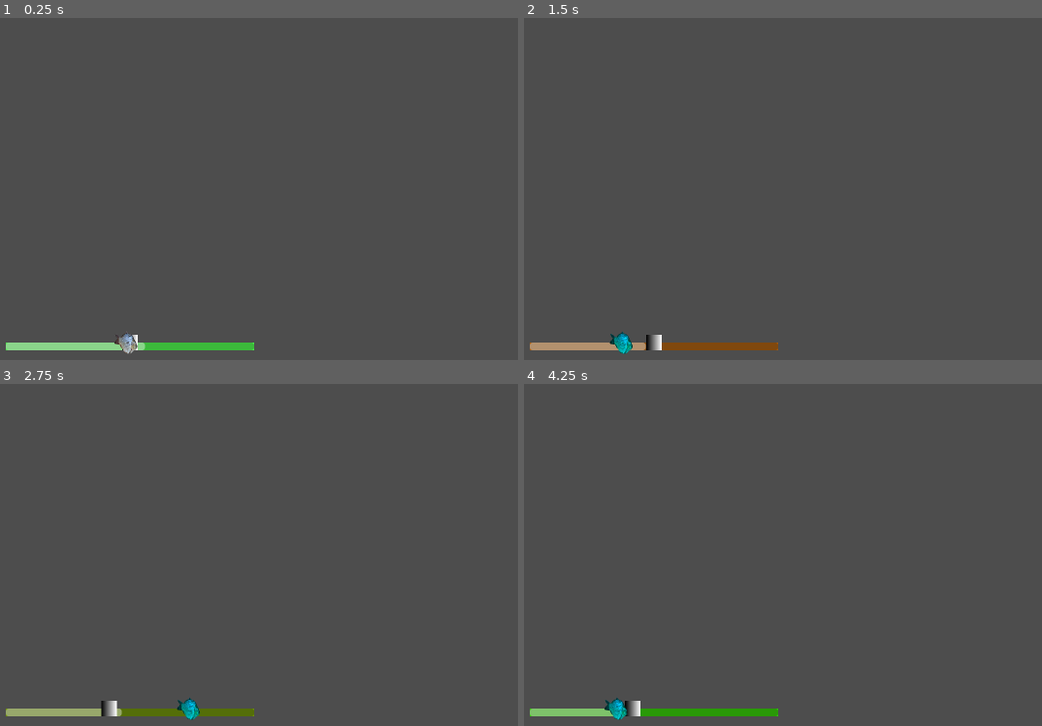
Above: before the commit, frames 1-4 (two rows, left to right).
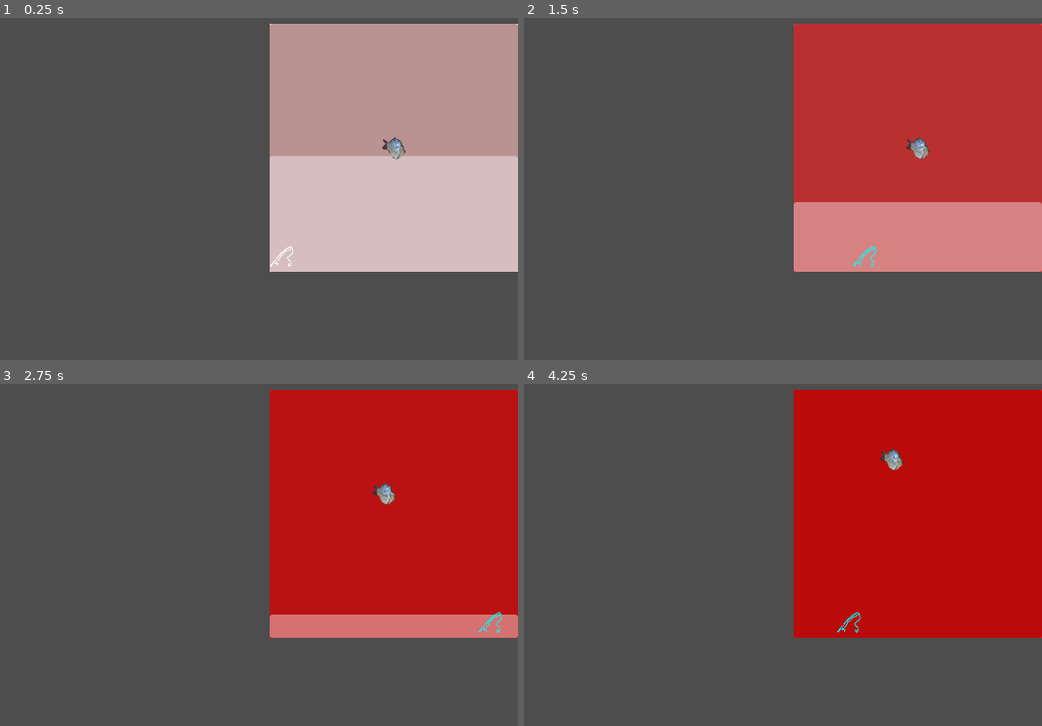
Above: after the commit, the same moments.

Repository: Hanodev/12-Gauge-Fishing-Rod
Game: Godot game, scene res://fishing/fishing_minigame.tscn
The game is run twice, just before and just after one commit, with the same random seed, the same clock (stepped at 60 frames per second) and the same inputs. This scene is started directly instead of the project's main scene.
Inputs (mouse positions are in pixels of both pictures, inside the frame that each line leads up to):
- Up to frame 1 (0.25 s): no input
- Up to frame 2 (1.5 s): tap Enter at 0.5 s; move the mouse to (824, 127) at 0.52 s; press the mouse at (824, 127) at 0.53 s; hold D (Right) 0.53-1.25 s; tap Space (Jump) at 0.77, 1.25 s; release the mouse at (824, 127) at 1.25 s; drag from (outside the picture) to (653, 342) at 1.27 s
- Up to frame 3 (2.75 s): move the mouse to (207, 418) at 2.02 s; press the mouse at (207, 418) at 2.03 s; hold D (Right) from 2.03 s (still down)
- Up to frame 4 (4.25 s): release D (Right) at 2.75 s; release the mouse at (731, 418) at 2.75 s; drag from (617, 599) to (outside the picture) at 2.77 s; move the mouse to (886, 578) at 3.52 s; press the mouse at (886, 578) at 3.53 s; hold A (Left) from 3.53 s (still down); tap E (Special) at 3.6 s; tap Space (Jump) at 3.77 s

The runs differ from the first frame. In frame 1, 36% of the frame differs, in the area x 1-100%, y 1-99%; in frame 2, 36%; in frame 3, 36%; in frame 4, 36%.

Commit message:
added fhsihg

Diff:
--- a/12-gauge-fishing-rod/fishing/fishing_minigame.gd
+++ b/12-gauge-fishing-rod/fishing/fishing_minigame.gd
@@ -8,27 +8,26 @@
 var detected:= false
 var point_tween: Tween
 var fish_tween: Tween
+var reel_strength:= 10.0
 @onready var fish_sprite: Sprite2D = %FishSprite
 @onready var texture_rect: ColorRect = $ProgressBar/TextureRect
 
-func _ready() -> void:
-	print(progress_bar.size.x)
-
 func _input(event: InputEvent) -> void:
 	if Input.is_action_just_pressed(&"Primary"):
-		upward = true
 		tween_fish()
 		fish_sprite.modulate = Color.CYAN
+		upward = true
+
 	elif Input.is_action_just_released(&"Primary"):
+		fish_sprite.modulate = Color.WHITE
 		upward = false
-		fish_sprite.modulate = Color.WHITE
 
 
 func _physics_process(delta: float) -> void:
-	if upward:
-		player_reel.apply_central_force(Vector2.RIGHT * 150.0)
-	else:
-		player_reel.apply_central_force(Vector2.LEFT * 150.0)
+	var direction = Input.get_vector(&"Left",&"Right",&"Forward",&"Backward")
+	if direction:
+		player_reel.apply_central_force(direction * 150.0)
+
 
 	if detected:
 		progress_bar.value += 25.0 * delta
@@ -37,6 +36,8 @@
 		progress_bar.value -= 15.0 * delta
 		texture_rect.modulate = lerp(texture_rect.modulate,Color.RED,1.0 * delta)
 
+	if progress_bar.value >= progress_bar.max_value:
+		hide()
 func _on_fish_point_body_entered(body: Node2D) -> void:
 	detected = true
 
@@ -45,13 +46,16 @@
 
 
 func _on_timer_timeout() -> void:
-	var new_position:= fish_point.position.x + randf_range(-100.0,100.0)
-	if new_position >= 512.0 or new_position <= 0.0:
-		new_position = fish_point.position.x
+	var new_position:= fish_point.position + Vector2(randf_range(-125,125),randf_range(-125,125))
+	if new_position.x >= 512.0 or new_position.x <= 0.0:
+		new_position.x = fish_point.position.x
+
+	if new_position.y >= 512.0 or new_position.y <= 0.0:
+		new_position.y = fish_point.position.y
 	if point_tween:
 		point_tween.kill()
 	point_tween = create_tween().set_ease(Tween.EASE_IN_OUT).set_trans(Tween.TRANS_CUBIC)
-	point_tween.tween_property(fish_point,^"position:x",new_position,randf_range(0.5,2.0))
+	point_tween.tween_property(fish_point,^"position",new_position	,randf_range(0.5,5.0))
 
 func tween_fish() -> void:
 	fish_sprite.scale = Vector2.ONE * 0.15
--- a/12-gauge-fishing-rod/fishing/fishing_minigame.tscn
+++ b/12-gauge-fishing-rod/fishing/fishing_minigame.tscn
@@ -1,62 +1,61 @@
-[gd_scene load_steps=8 format=3 uid="uid://boubf1v4tk34o"]
+[gd_scene load_steps=7 format=3 uid="uid://boubf1v4tk34o"]
 
 [ext_resource type="Script" uid="uid://tbnea161xmog" path="res://fishing/fishing_minigame.gd" id="1_c2u82"]
 [ext_resource type="Texture2D" uid="uid://cthhhios41gl1" path="res://fishing/fish-png-19.png" id="2_neky2"]
+[ext_resource type="Texture2D" uid="uid://dejk2qsle0ltd" path="res://menu/ui/hud/fishing-pole.svg" id="3_mhktn"]
 
 [sub_resource type="RectangleShape2D" id="RectangleShape2D_c2u82"]
-size = Vector2(32, 100)
-
-[sub_resource type="Gradient" id="Gradient_neky2"]
-
-[sub_resource type="GradientTexture2D" id="GradientTexture2D_mhktn"]
-gradient = SubResource("Gradient_neky2")
-width = 32
-height = 32
+size = Vector2(50, 32)
 
 [sub_resource type="PhysicsMaterial" id="PhysicsMaterial_c2u82"]
 bounce = 1.0
 
 [sub_resource type="RectangleShape2D" id="RectangleShape2D_neky2"]
-size = Vector2(20, 80)
+size = Vector2(516, 20)
 
 [node name="FishingMinigame" type="MarginContainer"]
-anchors_preset = 15
+anchors_preset = 6
+anchor_left = 1.0
+anchor_top = 0.5
 anchor_right = 1.0
-anchor_bottom = 1.0
-grow_horizontal = 2
+anchor_bottom = 0.5
+offset_left = -272.0
+offset_top = -256.0
+offset_bottom = 256.0
+grow_horizontal = 0
 grow_vertical = 2
-theme_override_constants/margin_left = 32
-theme_override_constants/margin_top = 32
-theme_override_constants/margin_right = 32
-theme_override_constants/margin_bottom = 32
 script = ExtResource("1_c2u82")
 
 [node name="ProgressBar" type="ProgressBar" parent="."]
 unique_name_in_owner = true
-custom_minimum_size = Vector2(512, 16)
+custom_minimum_size = Vector2(512, 512)
 layout_mode = 2
 size_flags_horizontal = 4
 size_flags_vertical = 8
 value = 50.0
+fill_mode = 3
 show_percentage = false
 
 [node name="FishPoint" type="Area2D" parent="ProgressBar"]
 unique_name_in_owner = true
-position = Vector2(256, 0)
+position = Vector2(256, 256)
+metadata/_edit_group_ = true
 
 [node name="CollisionShape2D" type="CollisionShape2D" parent="ProgressBar/FishPoint"]
 shape = SubResource("RectangleShape2D_c2u82")
 
-[node name="Sprite2D" type="Sprite2D" parent="ProgressBar/FishPoint"]
-texture = SubResource("GradientTexture2D_mhktn")
+[node name="FishSprite" type="Sprite2D" parent="ProgressBar/FishPoint"]
+scale = Vector2(0.1, 0.1)
+texture = ExtResource("2_neky2")
 
 [node name="PlayerReel" type="RigidBody2D" parent="ProgressBar"]
 unique_name_in_owner = true
-position = Vector2(256, 0)
+position = Vector2(0, 480)
 mass = 0.5
 physics_material_override = SubResource("PhysicsMaterial_c2u82")
 gravity_scale = 0.0
 lock_rotation = true
+metadata/_edit_group_ = true
 
 [node name="CollisionShape2D" type="CollisionShape2D" parent="ProgressBar/PlayerReel"]
 shape = SubResource("RectangleShape2D_c2u82")
@@ -64,18 +63,43 @@
 [node name="FishSprite" type="Sprite2D" parent="ProgressBar/PlayerReel"]
 unique_name_in_owner = true
 scale = Vector2(0.1, 0.1)
-texture = ExtResource("2_neky2")
+texture = ExtResource("3_mhktn")
 
-[node name="StaticBody2D" type="StaticBody2D" parent="ProgressBar"]
+[node name="FishBarricade" type="Node2D" parent="ProgressBar"]
+visible = false
+position = Vector2(256, 256)
+metadata/_edit_group_ = true
+metadata/_edit_lock_ = true
 
-[node name="CollisionShape2D" type="CollisionShape2D" parent="ProgressBar/StaticBody2D"]
-position = Vector2(-10, 0)
+[node name="StaticBody2D" type="StaticBody2D" parent="ProgressBar/FishBarricade"]
+position = Vector2(0, -256)
+
+[node name="CollisionShape2D" type="CollisionShape2D" parent="ProgressBar/FishBarricade/StaticBody2D"]
+position = Vector2(0, -10)
 shape = SubResource("RectangleShape2D_neky2")
 
-[node name="StaticBody2D2" type="StaticBody2D" parent="ProgressBar"]
+[node name="StaticBody2D2" type="StaticBody2D" parent="ProgressBar/FishBarricade"]
+position = Vector2(256, 0)
+rotation = 1.5707964
 
-[node name="CollisionShape2D" type="CollisionShape2D" parent="ProgressBar/StaticBody2D2"]
-position = Vector2(522, 0)
+[node name="CollisionShape2D" type="CollisionShape2D" parent="ProgressBar/FishBarricade/StaticBody2D2"]
+position = Vector2(0, -10)
+shape = SubResource("RectangleShape2D_neky2")
+
+[node name="StaticBody2D3" type="StaticBody2D" parent="ProgressBar/FishBarricade"]
+position = Vector2(0, 250)
+rotation = 3.1415927
+
+[node name="CollisionShape2D" type="CollisionShape2D" parent="ProgressBar/FishBarricade/StaticBody2D3"]
+position = Vector2(0, -10)
+shape = SubResource("RectangleShape2D_neky2")
+
+[node name="StaticBody2D4" type="StaticBody2D" parent="ProgressBar/FishBarricade"]
+position = Vector2(-256, -3.0517578e-05)
+rotation = -1.5707963
+
+[node name="CollisionShape2D" type="CollisionShape2D" parent="ProgressBar/FishBarricade/StaticBody2D4"]
+position = Vector2(0, -10)
 shape = SubResource("RectangleShape2D_neky2")
 
 [node name="TextureRect" type="ColorRect" parent="ProgressBar"]
